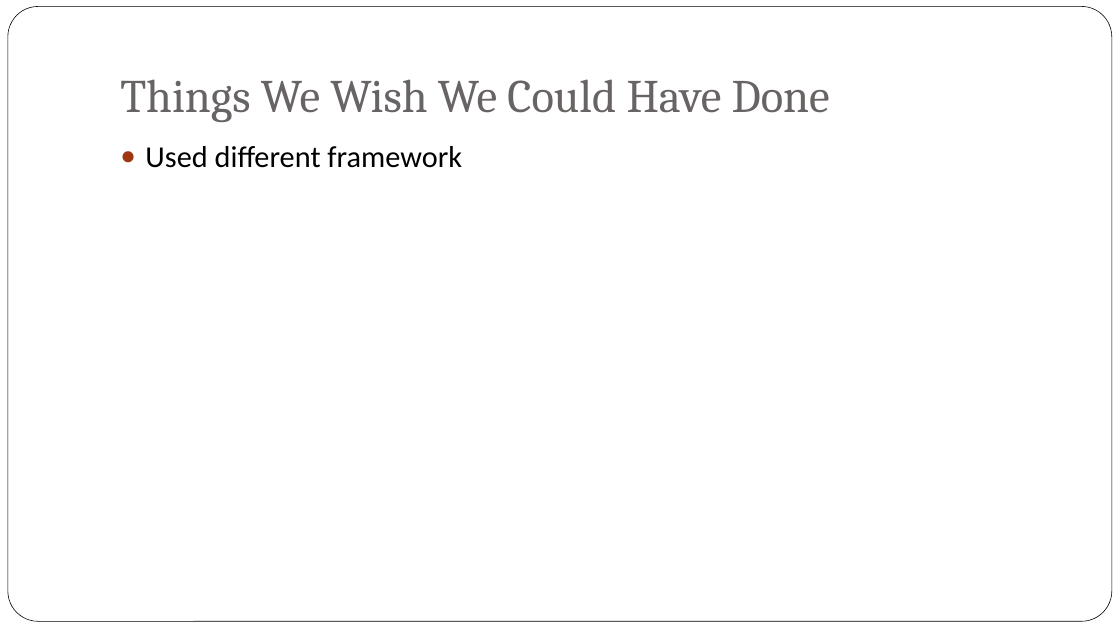
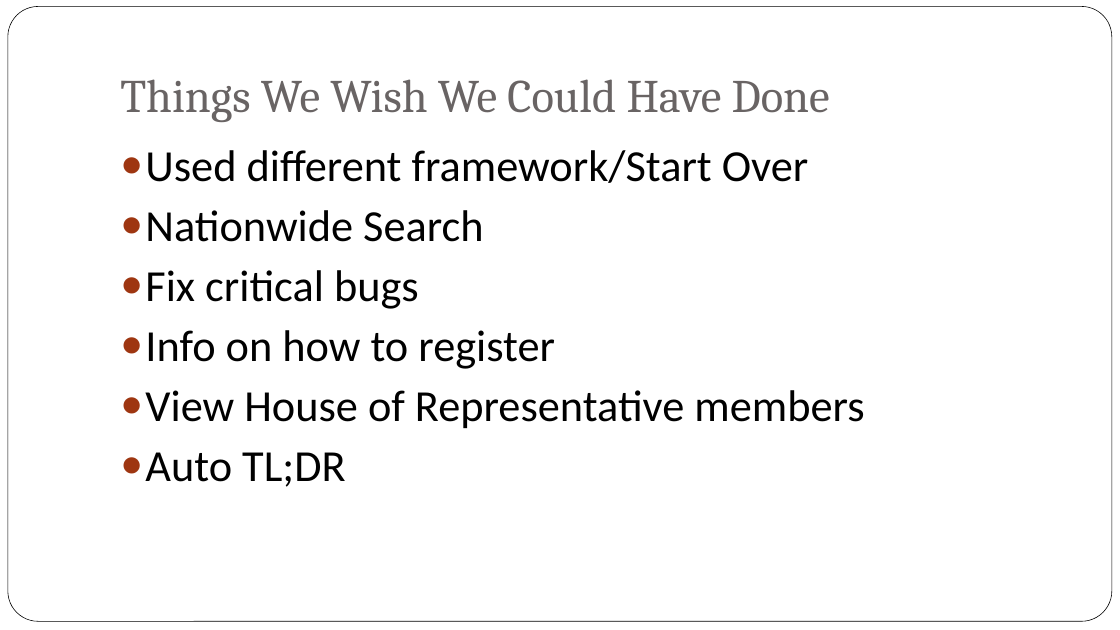
Before and after one commit to bxji/Civic-Duty, a slide deck: slide 21 of presentation/civic_duty_presentation_final.pptx (slide 19 before the commit). Drawn at 1120x630 pixels with LibreOffice and Linux fonts; fonts in the diff are those of the drawing; background and template pictures are left out. Boxes give left, top, right and bottom in pixels: in the first picture for what was removed or moved away, otherwise in the second. Text is boxed around its words. In the diff, an @@ line names an element or a change of style, - is before the commit and + after.

```diff
--- a/presentation/civic_duty_presentation_final.pptx
+++ b/presentation/civic_duty_presentation_final.pptx
@@ text at box(145, 150, 864, 487): text changed; size 26 to 38 pt @@
-● Used different framework
+● Used different framework/Start Over
+● Nationwide Search
+● Fix critical bugs
+● Info on how to register
+● View House of Representative members
+● Auto TL;DR
```
Also in this commit, not shown: 2 other slides changed, 5 slides added, 3 slides removed.
